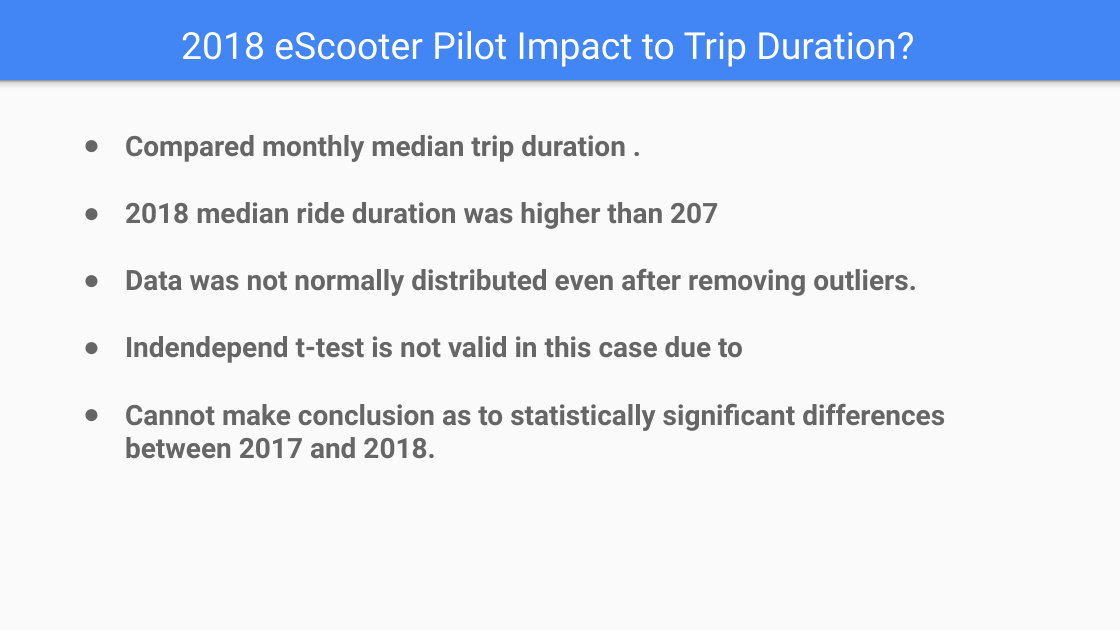
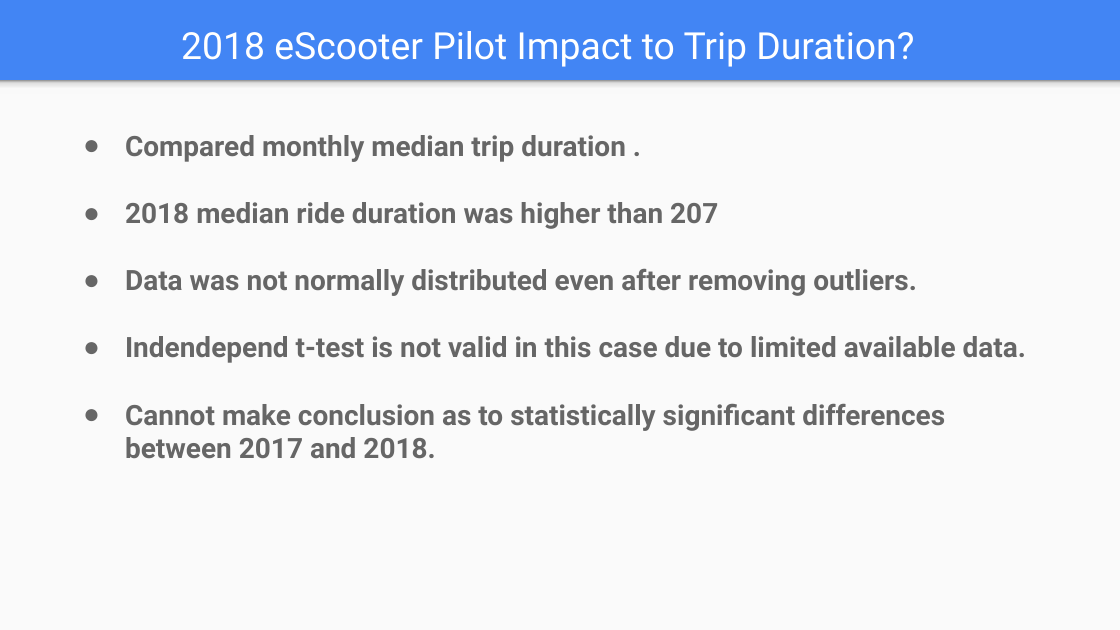
Before and after one commit to tdrygg/Group-Project, a slide deck: slide 12 of Patterns_In_NiceRide_Group6_Final.pptx. Drawn at 1120x630 pixels with LibreOffice and Linux fonts; fonts in the diff are those of the drawing. Boxes give left, top, right and bottom in pixels: in the first picture for what was removed or moved away, otherwise in the second. Text is boxed around its words. In the diff, an @@ line names an element or a change of style, - is before the commit and + after.

```diff
--- a/Patterns_In_NiceRide_Group6_Final.pptx
+++ b/Patterns_In_NiceRide_Group6_Final.pptx
@@ text at (125, 336, 1026, 363): text changed @@
-● Indendepend t-test is not valid in this case due to
+● Indendepend t-test is not valid in this case due to limited available data.
```
Also in this commit, not shown: 2 other slides changed, 4 slides added.
